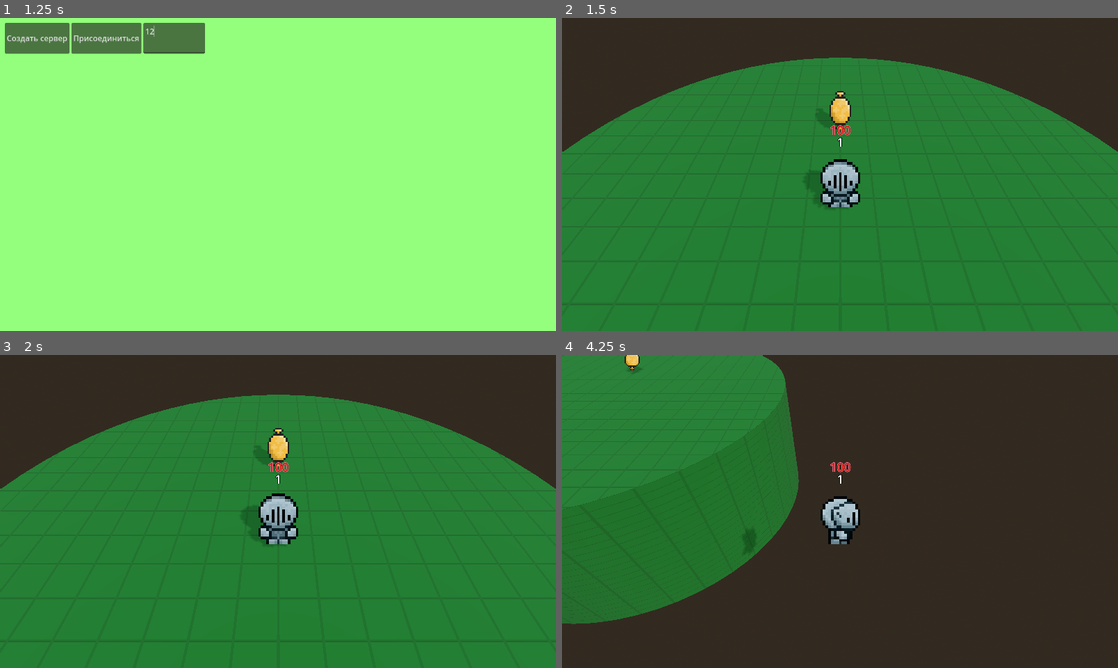
Above: before the commit, frames 1-4 (two rows, left to right).
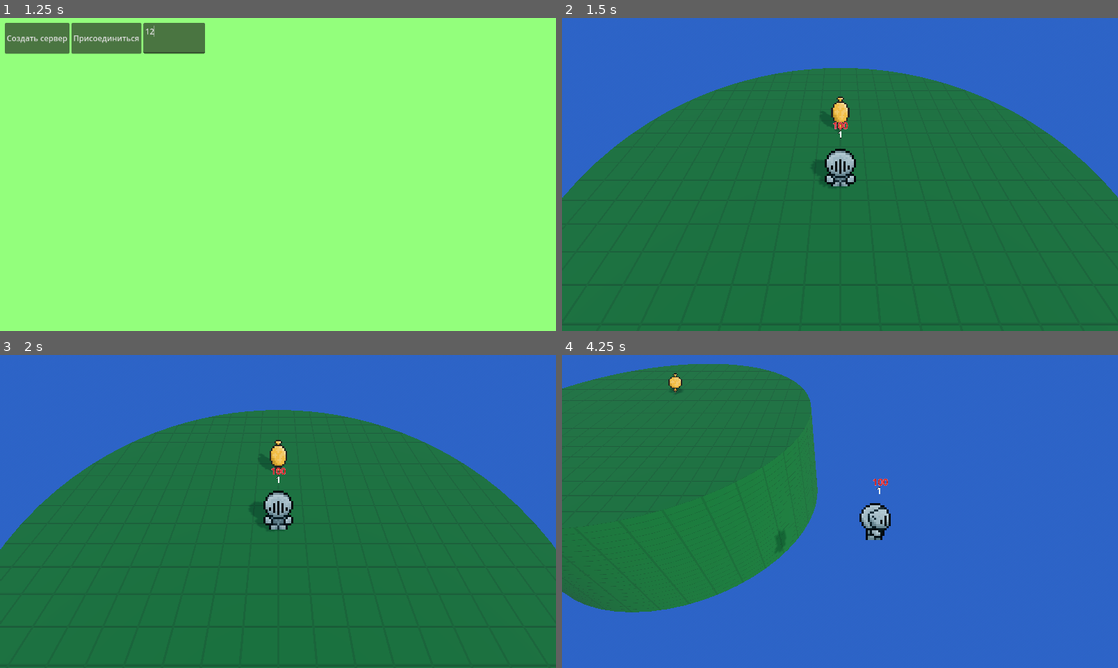
Above: after the commit, the same moments.

Repository: SamuelRodriguesMGR/wild-jam-77
Game: Godot game, scene res://scenes/UI/Main/main.tscn
Same seed, same stepped clock (60 frames per second), same inputs: the game is played once before the commit and once after it.
Inputs (mouse positions are in pixels of both pictures, inside the frame that each line leads up to):
- Up to frame 1 (1.25 s): click (172, 36) at 0.52 s; type "12" at 0.6 s
- Up to frame 2 (1.5 s): click "Создать сервер" at 1.25 s
- Up to frame 3 (2 s): no input
- Up to frame 4 (4.25 s): move the mouse to (962, 495) at 2.02 s; hold Right (ui_right) 2.03-2.78 s; hold Space (transform) 2.03-2.78 s; move the mouse to (728, 527) at 2.77 s; hold Down (ui_down) 2.78-3.53 s; click (728, 527) at 2.85 s; tap Space (transform) at 3.05 s; move the mouse to (895, 442) at 3.52 s; hold Right (ui_right) from 3.53 s (still down); hold Space (transform) from 3.53 s (still down)

Frame 1 is identical in both runs. In frame 2, 38% of the frame differs, in the area x 0-100%, y 0-100%; in frame 3, 40%; in frame 4, 75%.

Commit message:
плавная камера и красивое небо

Diff:
--- a/project.godot
+++ b/project.godot
@@ -25,15 +25,6 @@
 SoundManager="*res://other_scripts/autoload/sound_manager.gd"
 SceneManager="*res://other_scripts/autoload/scene_manager.gd"
 GlobalVars="*res://scenes/other/global_vars.gd"
-
-[debug]
-
-gdscript/warnings/untyped_declaration=2
-gdscript/warnings/unsafe_property_access=1
-gdscript/warnings/unsafe_method_access=2
-gdscript/warnings/unsafe_cast=2
-gdscript/warnings/unsafe_call_argument=2
-gdscript/warnings/return_value_discarded=1
 
 [display]
 
--- a/scenes/Characters/character.gd
+++ b/scenes/Characters/character.gd
@@ -1,13 +1,16 @@
 extends CharacterBody3D
-@onready var anim: AnimationPlayer = $AnimationPlayer
-@onready var camera: Camera3D = $"Camera3D"
-@onready var hitbox: HitBox = $HitBox
-@onready var hitbox_shape: CollisionShape3D = $HitBox/Shape
-@onready var hurtbox_shape: CollisionShape3D = $HurtBox/Collision
-@onready var info_label: Label3D = $Info
-@onready var hp_label: Label3D = $HP
 
-	# таймеры
+
+@onready var anim              : AnimationPlayer = $AnimationPlayer
+@onready var camera            : Camera3D = get_node("%Camera3D")
+@onready var camera_controller : Node3D = get_node("CameraController")
+@onready var hitbox            : HitBox = $HitBox
+@onready var hitbox_shape      : CollisionShape3D = $HitBox/Shape
+@onready var hurtbox_shape     : CollisionShape3D = $HurtBox/Collision
+@onready var info_label        : Label3D = $Info
+@onready var hp_label          : Label3D = $HP
+
+# таймеры
 @onready var attack_cooldown: Timer = $Timers/attack_cooldown
 @onready var attack_duration: Timer = $Timers/attack_duration
 @onready var transform_cooldown: Timer = $Timers/transform_cooldown
@@ -34,7 +37,9 @@
 		position.y = 1
 
 func _physics_process(_delta: float) -> void:
+
 	if is_multiplayer_authority():
+
 		# движение
 		if not anim_flag:
 			input_dir = Input.get_vector("ui_left", "ui_right", "ui_up", "ui_down")
@@ -63,7 +68,10 @@
 			position = Vector3(resp_room.x, position.y, resp_room.y)
 			hp = 100
 
-	move_and_slide()
+		move_and_slide()
+
+		# плавная камера
+		camera_controller.position = lerp(camera_controller.position, position, 0.05)
 
 
 # пользовательские функции
@@ -152,7 +160,7 @@
 			anim.play("m_down")
 	last_dir = input_dir
 	# позиция мышки в 3д
-func _get_mouse_position(cmask: int) -> Vector3:
+func _get_mouse_position(_cmask: int) -> Vector3:
 	var mpos: Vector2 = get_viewport().get_mouse_position()
 	var rS: Vector3 = camera.project_ray_origin(mpos)
 	var rE: Vector3 = rS + camera.project_ray_normal(mpos) * 2000
--- a/scenes/Characters/character.tscn
+++ b/scenes/Characters/character.tscn
@@ -57,6 +57,74 @@
 "values": [44, 45, 46, 47, 48, 49, 50, 51]
 }
 
+[sub_resource type="Animation" id="Animation_nc45a"]
+resource_name = "idle_down"
+length = 1.2
+loop_mode = 1
+tracks/0/type = "value"
+tracks/0/imported = false
+tracks/0/enabled = true
+tracks/0/path = NodePath("Sprite3D:frame")
+tracks/0/interp = 1
+tracks/0/loop_wrap = true
+tracks/0/keys = {
+"times": PackedFloat32Array(0, 0.24, 0.48, 0.72, 0.96),
+"transitions": PackedFloat32Array(1, 1, 1, 1, 1),
+"update": 1,
+"values": [88, 89, 90, 91, 92]
+}
+
+[sub_resource type="Animation" id="Animation_epdsm"]
+resource_name = "idle_left"
+length = 1.2
+loop_mode = 1
+tracks/0/type = "value"
+tracks/0/imported = false
+tracks/0/enabled = true
+tracks/0/path = NodePath("Sprite3D:frame")
+tracks/0/interp = 1
+tracks/0/loop_wrap = true
+tracks/0/keys = {
+"times": PackedFloat32Array(0, 0.24, 0.48, 0.72, 0.96),
+"transitions": PackedFloat32Array(1, 1, 1, 1, 1),
+"update": 1,
+"values": [99, 100, 101, 102, 103]
+}
+
+[sub_resource type="Animation" id="Animation_lf4l4"]
+resource_name = "idle_right"
+length = 1.2
+loop_mode = 1
+tracks/0/type = "value"
+tracks/0/imported = false
+tracks/0/enabled = true
+tracks/0/path = NodePath("Sprite3D:frame")
+tracks/0/interp = 1
+tracks/0/loop_wrap = true
+tracks/0/keys = {
+"times": PackedFloat32Array(0, 0.24, 0.48, 0.72, 0.96),
+"transitions": PackedFloat32Array(1, 1, 1, 1, 1),
+"update": 1,
+"values": [110, 111, 112, 113, 114]
+}
+
+[sub_resource type="Animation" id="Animation_22gal"]
+resource_name = "idle_up"
+length = 1.2
+loop_mode = 1
+tracks/0/type = "value"
+tracks/0/imported = false
+tracks/0/enabled = true
+tracks/0/path = NodePath("Sprite3D:frame")
+tracks/0/interp = 1
+tracks/0/loop_wrap = true
+tracks/0/keys = {
+"times": PackedFloat32Array(0, 0.24, 0.48, 0.72, 0.96),
+"transitions": PackedFloat32Array(1, 1, 1, 1, 1),
+"update": 1,
+"values": [121, 122, 123, 124, 125]
+}
+
 [sub_resource type="Animation" id="Animation_4swiv"]
 resource_name = "left"
 length = 0.96
@@ -133,108 +201,6 @@
 "transitions": PackedFloat32Array(1),
 "update": 1,
 "values": [133]
-}
-
-[sub_resource type="Animation" id="Animation_gf5ga"]
-resource_name = "right"
-length = 0.96
-loop_mode = 1
-tracks/0/type = "value"
-tracks/0/imported = false
-tracks/0/enabled = true
-tracks/0/path = NodePath("Sprite3D:frame")
-tracks/0/interp = 1
-tracks/0/loop_wrap = true
-tracks/0/keys = {
-"times": PackedFloat32Array(0, 0.12, 0.24, 0.36, 0.48, 0.6, 0.72, 0.84),
-"transitions": PackedFloat32Array(1, 1, 1, 1, 1, 1, 1, 1),
-"update": 1,
-"values": [66, 67, 68, 69, 70, 71, 72, 73]
-}
-
-[sub_resource type="Animation" id="Animation_hmhuv"]
-resource_name = "up"
-length = 0.96
-loop_mode = 1
-tracks/0/type = "value"
-tracks/0/imported = false
-tracks/0/enabled = true
-tracks/0/path = NodePath("Sprite3D:frame")
-tracks/0/interp = 1
-tracks/0/loop_wrap = true
-tracks/0/keys = {
-"times": PackedFloat32Array(0, 0.12, 0.24, 0.36, 0.48, 0.6, 0.72, 0.84),
-"transitions": PackedFloat32Array(1, 1, 1, 1, 1, 1, 1, 1),
-"update": 1,
-"values": [77, 78, 79, 80, 81, 82, 83, 84]
-}
-
-[sub_resource type="Animation" id="Animation_nc45a"]
-resource_name = "idle_down"
-length = 1.2
-loop_mode = 1
-tracks/0/type = "value"
-tracks/0/imported = false
-tracks/0/enabled = true
-tracks/0/path = NodePath("Sprite3D:frame")
-tracks/0/interp = 1
-tracks/0/loop_wrap = true
-tracks/0/keys = {
-"times": PackedFloat32Array(0, 0.24, 0.48, 0.72, 0.96),
-"transitions": PackedFloat32Array(1, 1, 1, 1, 1),
-"update": 1,
-"values": [88, 89, 90, 91, 92]
-}
-
-[sub_resource type="Animation" id="Animation_epdsm"]
-resource_name = "idle_left"
-length = 1.2
-loop_mode = 1
-tracks/0/type = "value"
-tracks/0/imported = false
-tracks/0/enabled = true
-tracks/0/path = NodePath("Sprite3D:frame")
-tracks/0/interp = 1
-tracks/0/loop_wrap = true
-tracks/0/keys = {
-"times": PackedFloat32Array(0, 0.24, 0.48, 0.72, 0.96),
-"transitions": PackedFloat32Array(1, 1, 1, 1, 1),
-"update": 1,
-"values": [99, 100, 101, 102, 103]
-}
-
-[sub_resource type="Animation" id="Animation_lf4l4"]
-resource_name = "idle_right"
-length = 1.2
-loop_mode = 1
-tracks/0/type = "value"
-tracks/0/imported = false
-tracks/0/enabled = true
-tracks/0/path = NodePath("Sprite3D:frame")
-tracks/0/interp = 1
-tracks/0/loop_wrap = true
-tracks/0/keys = {
-"times": PackedFloat32Array(0, 0.24, 0.48, 0.72, 0.96),
-"transitions": PackedFloat32Array(1, 1, 1, 1, 1),
-"update": 1,
-"values": [110, 111, 112, 113, 114]
-}
-
-[sub_resource type="Animation" id="Animation_22gal"]
-resource_name = "idle_up"
-length = 1.2
-loop_mode = 1
-tracks/0/type = "value"
-tracks/0/imported = false
-tracks/0/enabled = true
-tracks/0/path = NodePath("Sprite3D:frame")
-tracks/0/interp = 1
-tracks/0/loop_wrap = true
-tracks/0/keys = {
-"times": PackedFloat32Array(0, 0.24, 0.48, 0.72, 0.96),
-"transitions": PackedFloat32Array(1, 1, 1, 1, 1),
-"update": 1,
-"values": [121, 122, 123, 124, 125]
 }
 
 [sub_resource type="Animation" id="Animation_harwx"]
@@ -303,6 +269,40 @@
 "transitions": PackedFloat32Array(1, 1, 1, 1, 1, 1, 1, 1, 1, 1, 1),
 "update": 1,
 "values": [33, 34, 35, 36, 37, 38, 39, 40, 41, 42, 43]
+}
+
+[sub_resource type="Animation" id="Animation_gf5ga"]
+resource_name = "right"
+length = 0.96
+loop_mode = 1
+tracks/0/type = "value"
+tracks/0/imported = false
+tracks/0/enabled = true
+tracks/0/path = NodePath("Sprite3D:frame")
+tracks/0/interp = 1
+tracks/0/loop_wrap = true
+tracks/0/keys = {
+"times": PackedFloat32Array(0, 0.12, 0.24, 0.36, 0.48, 0.6, 0.72, 0.84),
+"transitions": PackedFloat32Array(1, 1, 1, 1, 1, 1, 1, 1),
+"update": 1,
+"values": [66, 67, 68, 69, 70, 71, 72, 73]
+}
+
+[sub_resource type="Animation" id="Animation_hmhuv"]
+resource_name = "up"
+length = 0.96
+loop_mode = 1
+tracks/0/type = "value"
+tracks/0/imported = false
+tracks/0/enabled = true
+tracks/0/path = NodePath("Sprite3D:frame")
+tracks/0/interp = 1
+tracks/0/loop_wrap = true
+tracks/0/keys = {
+"times": PackedFloat32Array(0, 0.12, 0.24, 0.36, 0.48, 0.6, 0.72, 0.84),
+"transitions": PackedFloat32Array(1, 1, 1, 1, 1, 1, 1, 1),
+"update": 1,
+"values": [77, 78, 79, 80, 81, 82, 83, 84]
 }
 
 [sub_resource type="AnimationLibrary" id="AnimationLibrary_37l81"]
@@ -359,8 +359,14 @@
 "": SubResource("AnimationLibrary_37l81")
 }
 
-[node name="Camera3D" type="Camera3D" parent="."]
-transform = Transform3D(1, 0, 0, 0, 0.694658, 0.71934, 0, -0.71934, 0.694658, 0, 7.8, 7.15)
+[node name="CameraController" type="Node3D" parent="."]
+top_level = true
+
+[node name="CameraTarget" type="Node3D" parent="CameraController"]
+transform = Transform3D(1, 0, 0, 0, 0.707107, 0.707107, 0, -0.707107, 0.707107, 0, 10, 10)
+
+[node name="Camera3D" type="Camera3D" parent="CameraController/CameraTarget"]
+unique_name_in_owner = true
 fov = 60.0
 
 [node name="Sprite3D" type="Sprite3D" parent="."]
--- a/scenes/UI/Main/main.gd
+++ b/scenes/UI/Main/main.gd
@@ -6,8 +6,12 @@
 func _change_scene(role : String) -> void:
 	GlobalVars.role_server = role
 
-	if not text_ip_host.text:
+	if not text_ip_host.text and role == "client":
+		GlobalVars.host_ip = "178.208.94.78"
+
+	elif not text_ip_host.text:
 		GlobalVars.host_ip = "localhost"
+
 	else:
 		GlobalVars.host_ip = text_ip_host.text
 
--- a/scenes/level.tscn
+++ b/scenes/level.tscn
@@ -4,6 +4,11 @@
 [ext_resource type="PackedScene" uid="uid://dwb7y5262shkn" path="res://scenes/Characters/dummy.tscn" id="2_52wcd"]
 
 [sub_resource type="ProceduralSkyMaterial" id="ProceduralSkyMaterial_daera"]
+sky_top_color = Color(0, 0.286275, 0.803922, 1)
+sky_horizon_color = Color(0.85098, 0.87451, 0.670588, 1)
+ground_bottom_color = Color(0.1794, 0.38961, 0.78, 1)
+ground_horizon_color = Color(0.85098, 0.87451, 0.670588, 1)
+sun_angle_max = 45.0
 
 [sub_resource type="Sky" id="Sky_jtw0a"]
 sky_material = SubResource("ProceduralSkyMaterial_daera")
--- a/scenes/other/server.gd
+++ b/scenes/other/server.gd
@@ -9,6 +9,8 @@
 const PORT: int = 135
 
 func _ready() -> void:
+	host_ip = GlobalVars.host_ip
+	print(host_ip)
 
 	if OS.has_feature("dedicated_server"):
 		_run_server()
@@ -21,7 +23,6 @@
 		_run_server()
 
 	elif GlobalVars.role_server == "client":
-		host_ip = GlobalVars.host_ip
 		_run_client()
 
 # хост
